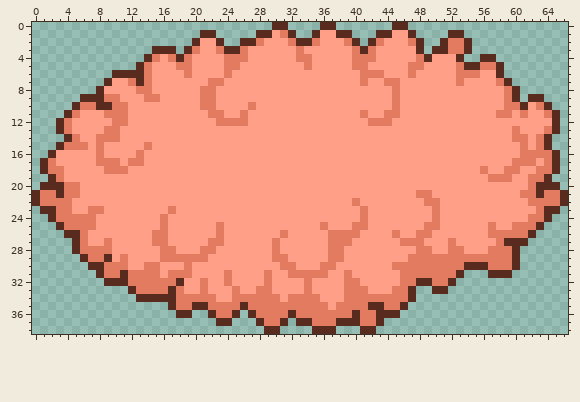
Edited in one commit: sprite sheet (red_tree_crown.png). Above, as it was before the edit.
The file is 67x39 pixels.
Now the later version:
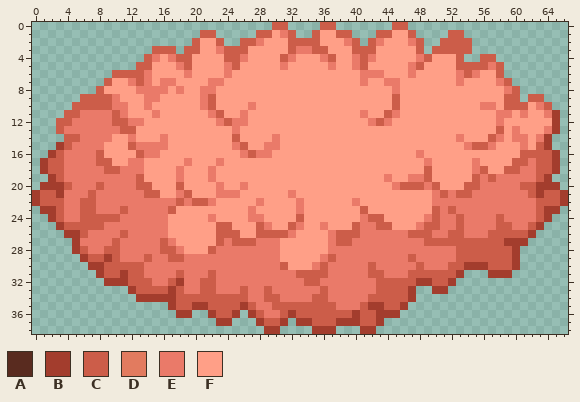
Palette (. is transparent): A #592b1f  B #a33d2d  C #cc5d49  D #e27b5f  E #ea7a69  F #ff9f87
Changes in this commit:
@@ x 0..66 @@
- 0 ..............................AA....AA.......AA....................
- 1 .....................AA.....AAFDA..AFFAA...AAFFA....AA.............
- 2 ....................AFFA..AADFFFDAADFFFDA.ADFFFDA..ADDA............
- 3 ...............AAA.ADFFDAADFFFFFFDFFFFFFDADFFFFFA.AADDA............
- 4 ..............ADFDADFFFFDDDFFFFFFDDFFFFFDDDFFFFFDAFFFA..AA.........
- 5 .............ADFFFDDFFFFDDFFFFFFFFDFFFFFDDFFFFFDDFFFFDAADDA........
- 6 ..........AAAADFFFFDFFFFDFFFFFFFFFFFFFFFFDDDFFFDFFFFFDDDFFA........
- 7 .........AFFDADFFFFFFFDDFFFFFFFFFFFFFFFFFDFFDDFFFFFFFDFFFFDA.......
- 8 ........AFFFFDDFFFFFFDDFFFFFFFFFFFFFFFFFFFFFFDFFFFFFFFFFFFFDA......
- 9 ......AAADDFFFDDFFFFFDDFFFFFFFFFFFFFFFFFFFFFFDFFFFFFFFFFFFFDA.AA...
-10 .....ADDAADDFFFFFFFFFDDFFFFDFFFFFFFFFFFFFFFFFDFFFFFFFFFFFFFDDAFDA..
-11 ....ADFFFDDDFFFFFFFFFFDDFFDFFFFFFFFFFFFFFDFFDDFFFFFFFFFFFFDDFDFFDA.
-12 ...ADFFFFFDDFFFFFFFFFFFDDDDFFFFFFFFFFFFFFFDDDFFFFFFFFFFFFFFFFFFFFA.
-13 ...ADFFFFDDFFFFFFFFFFFFFFFFFFFFFFFFFFFFFFFFFFFFFFFFFFFFFFFFFDFFFDA.
-14 ....ADFFDDDFFFFFFFFFFFFFFFFFFFFFFFFFFFFFFFFFFFFFFFFFFFFFFFFFDDFDA..
-15 ...ADDDFDFFFFFDFFFFFFFFFFFFFFFFFFFFFFFFFFFFFFFFFFFFFFFFFFFFFFDFDA..
-16 ..AFFFFFDFFFFDFFFFFFFFFFFFFFFFFFFFFFFFFFFFFFFFFFFFFFFFFFFFFFFDDDDA.
-17 .ADFFFFFDDDFDDFFFFFFFFFFFFFFFFFFFFFFFFFFFFFFFFFFFFFFFFFFFFFFDDDFDA.
-18 .ADDFFFFFDDDFFFFFFFFFFFFFFFFFFFFFFFFFFFFFFFFFFFFFFFFFFFFDFFDDFFDDA.
-19 ..ADFFFFFFFFFFFFFFFFFFFFFFFFFFFFFFFFFFFFFFFFFFFFFFFFFFFFFDDDFFDDA..
-20 .AAADDFFFFFFFFFFFFFFFFFFFFFFFFFFFFFFFFFFFFFFFFFFFFFFFFFFFFFFFFDAAA.
-21 ADDADDFFFFFFFFFFFFFFFFFFFFFFFFFFFFFFFFFFFFFFFFFFDDFFFFFFFFFFFDDADDA
-22 ADDDDFFFFFFFFFFFFFFFFFFFFFFFFFFFFFFFFFFFDFFFFFFFFDDFFFFFFFFFFFDDDDA
-23 .AADDFFDDFFFFFFFFDFFFFFFFFFFFFFFFFFFFFFFFDFFFFFFFFDFFFFFFFFFFFFDAA.
-24 ..ADDDDDFFFFFFFFDFFFFFFFFFFFFFFFFFFFFFFFFDFFFFFFFFDFFFFFFFFFFFDDA..
-25 ...ADDDDFFFFFFFFDFFFFFFDFFFFFFFFFFFFDFFFDDFFFFFFFDDFFFFFFDFFDDDA...
-26 ....AADFFFFFFFFDDFFFFFFDFFFFFFFDFFFFFDDDDFFFFDFFDDFFFFFFFDDDDDA....
-27 .....ADFFDFFFFFDDFFFFFDDFFFFFFDFFFFFFDDDFFFFFFDDDFFFDFFFFFDAAA.....
-28 .....ADDDDFFFFFFDDFFFDDFFFFFFFDFFFFFFDDFFFFFFFFFDDFFDDFFFDDDA......
-29 ......ADDAFDFFFFDDDDDDFFFFFFFFDDFFFFFDDFFFFFFFFDDDDDDDDDDDDDA......
-30 .......AADDDFFDDFFFDFFFFFFFFFFFDDFFFDDFFFFFFFDDDDDDDDDAAADDDA......
-31 ........ADDADDDDFDDDFFFFDFFFFDFFDDDDDFFDFFFFFFDDDDDDDA...AAA.......
-32 .........AAADDDDDDAFFDFFDFFFFDFFFFDFFFFDDFFFFFDDAADDA..............
-33 ............ADDDDADFFDFFFDFFDDFFFFDFFFFDDDFFFDDA..AA...............
-34 .............AAAAADDDDDFFDDDDDDFDDDDFFFDDDDDDDDA...................
-35 .................ADDAADDDDADDDDDDDDDDFDDDDAADDA....................
-36 ..................AA..ADDA.ADDDDADDDDDDDADDAAA.....................
-37 .......................AA...ADDA.AADDDAAADDA.......................
-38 .............................AA....AAA...AA........................
+ 0 ..............................CC....CC.......CC....................
+ 1 .....................CC.....CCFEC..CFFCC...CCFFC....CC.............
+ 2 ....................CFFC..CCEFFFCCCCFFFEC.CEFFFEC..CCCC............
+ 3 ...............CCC.CCFFECCCFFFFFCEECCFFFCCCFFFFFC.CCCCC............
+ 4 ..............CEFECCFFFFCCEFFFFCEFFFECFFECEFFFFFECFFFC..CC.........
+ 5 .............CCFFFECFFFFECFFFFFEFFFFFEFFECFFFFFECFFFFCCCCEC........
+ 6 ..........CCCCEFFFFEFFFFEFFFFFFFFFFFFFFFFEEEFFFEFFFFFECEFFC........
+ 7 .........CFFECEFEEFFFFEEFFFFFFFFFFFFFFFFFEFFEEFFFFFFFEFFFFEC.......
+ 8 ........CFFFFEEEEFEFFEEFFFFFFFFFFFFFFFFFFFFFFEFFFFFFFFFFFFFEC......
+ 9 ......CCCCEFFFEEFFFFFECFFFFFFFFFFFFFFFFFFFFFFCFFFFFFFFFFFFFCC.CC...
+10 .....CCCCCEEFFEFFFFFFECFFFFEFFFFFFFFFFFFFFFFFCFFFFFFFFFFEEFCCCFEC..
+11 ....CCEEEECEFFFEFFFFFFECFFEFFFFFFFFFFFFFFEFFCEFFFFFFFFFFFFEEFEFFEB.
+12 ...CCEEEEECCEEFFFFFFFFFECEEFFFFFFFFFFFFFFFECEFFFFFFFFFFFFFEFFFFFFB.
+13 ...CEEEEEEECCFFFFFFFFFFFFEFFFFFFFFFFFFFFFFFFFFFFFFFFFFFFFFCFEFFFEB.
+14 ....CCEEEEFFEFFFEFFFFFFFFCFFFFEFFFFFFFFFFFFFFFFFFFFFFEFFFCEFEEFEB..
+15 ...BCEEEEFFFCEEEEFFFFFFFFECFFEEFFFFFFFFFFFFFFFFFFFFFFFECCEFFFEFCB..
+16 ..BCEEEECFFFFCEEFFFFFFFFFFECEEFFFFFFFFFFFFFFFFFFEFFFFFFFFFFFFCCCCB.
+17 .BCCEEEECCFFEEFFFFFEFFFEFFFFFFFFFFFFFFFFFFFFFFFFFEFFFFFEFFFFCCECCB.
+18 .BCCEEEEECCEEEFFFFEFFFEFFFFFFFFFFFFFFFFFFFFFFFFFFCFFFFFECFFCCEECCB.
+19 ..BCEEEEEEEEECFFFFEFFFEFFFFFFFFFFFFFFFFFFFFFEFFEECFFFFFCECEEEEECB..
+20 .BBBCEEECEEEECCFFFCFFFFEFFEFFFFFFFFFFFFFFFFFFECCCECFFFCCEEEEECCBBB.
+21 BCCBEEECEEEEEECCFFECFFFEEEFFFFFFEFFFFFFFFFFFFFFFFFECECCEEEEEEECBCCB
+22 BCCCEECCEEEEEEEEEECECCEFFFFFEFFFFEFFFFFFEFFFFFFFFFEEEEEEEEEEEEECCCB
+23 .BBCEECCEEECEEEEECFFFFFFFFFEFFFFFEFFFFFFFCFFFFFFFFCECEEEEEEEEEECBB.
+24 ..BCEECCCCCEEEEEEFFFFFEFFFFEEFFFFCFFFFFFFECCFFFFFECEECEEEECEEEECB..
+25 ...BCCCCCEEEEEEEEFFFFFFCCFFFCEFFCEFFEFFFCEECCFFFECCEECEEEECCEECB...
+26 ....BBCEEEECEEEEEFFFFFFCCCFFCCCCEFFFFECCCEEEEEECCCEECCEEECCCCCB....
+27 .....BEEEECEEEEECEFFFFFCECCCEEEFFFFFFECCEEEEEEEEECCCCCCCCCCBBB.....
+28 .....BCEECCEEEEECCEFFFCEEEEEEEEFFFFFFEEEEEEEEEEEEEEEECCCCCCCB......
+29 ......BCCBCEEECEECCEEEEEEEEEEEEFFFFFECEEEEEEEEECEEEEECCCCCCCB......
+30 .......BBCCCCCEEEEEEEEEEEEEEEEECFFFECEEEEECEEEEECEEECCBBBCCCB......
+31 ........BCCBCCEEEECEEECEEEEEEEEEECCCCEEEEECCEEECCCCCCB...BBB.......
+32 .........BBBCCCEECBEECCEEEEEEEEEEECCEEEEEEECCCCCBBCCB..............
+33 ............BCCCCBCEECCEEECEECEEEEEECEEEEEECCCCB..BB...............
+34 .............BBBBBCCCCCCCCCEECCEEEECCEEEEECCCCCB...................
+35 .................BCCBBCCCCBCEECCCCCCCCEEECBBCCB....................
+36 ..................BB..BCCB.BCEECBCCCCCCCBCCBBB.....................
+37 .......................BB...BCCB.BBCCCBBBCCB.......................
+38 .............................BB....BBB...BB........................
Changed places in both pictures, as pixel boxes (x1, y1, x2, y2):
changed: (32, 22, 568, 334)
